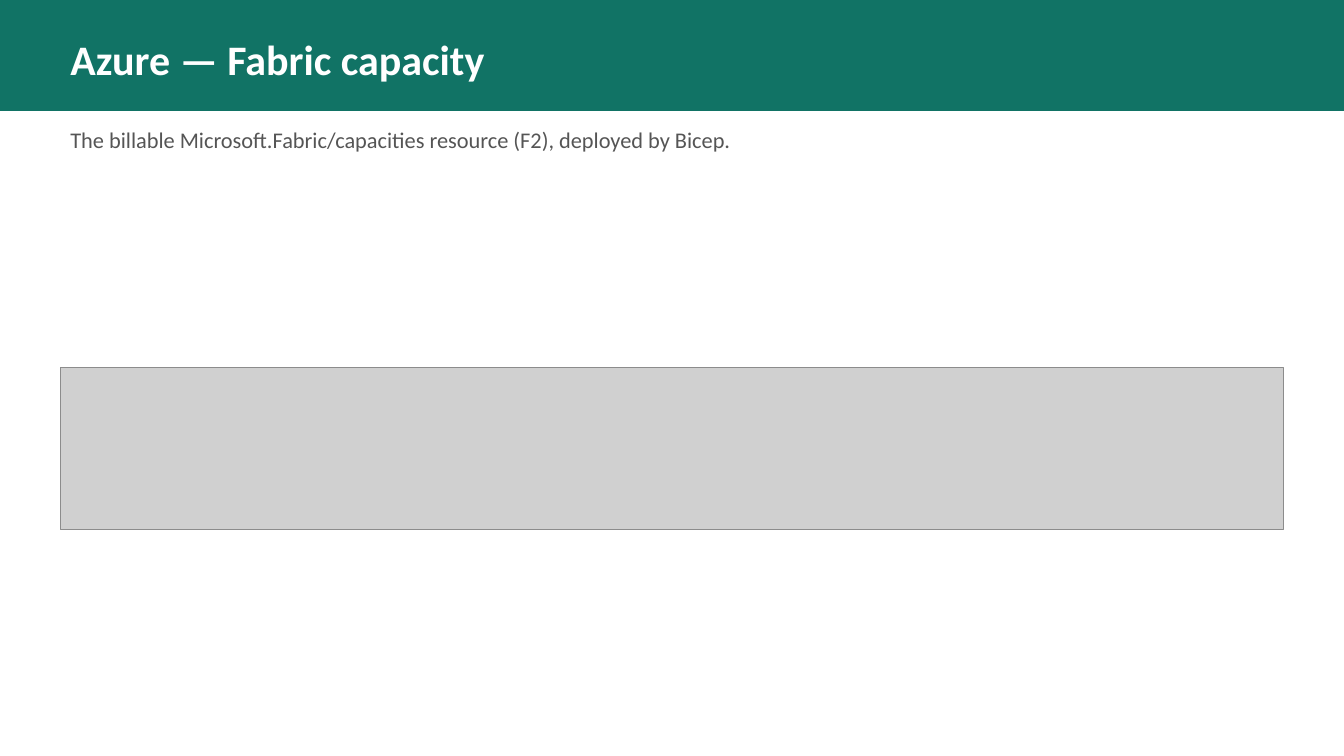
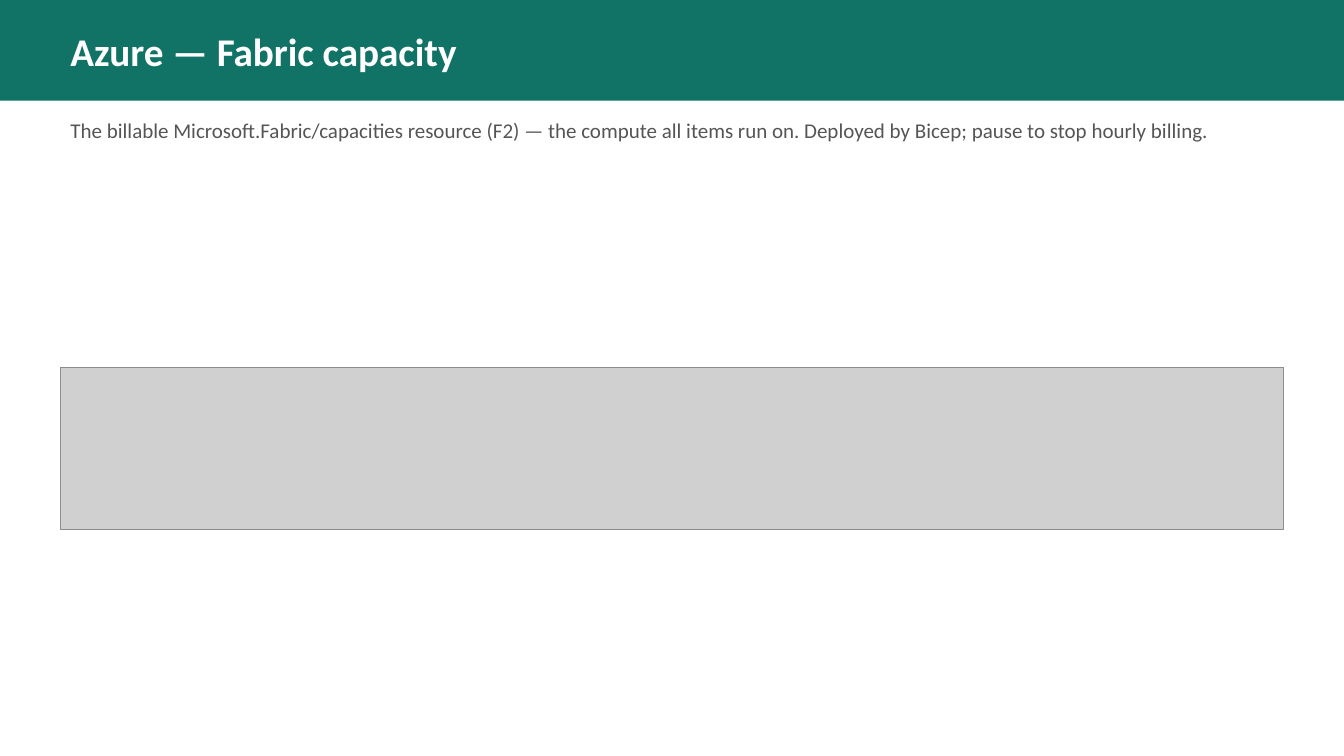
Before and after one commit to melabadi/fabric-as-code, a slide deck: slide 12 of docs/Fabric-as-Code.pptx (slide 9 before the commit). Drawn at 1344x756 pixels with LibreOffice and Linux fonts; fonts in the diff are those of the drawing; grey boxes stand for pictures. Boxes give left, top, right and bottom in pixels: in the first picture for what was removed or moved away, otherwise in the second. Text is boxed around its words. In the diff, an @@ line names an element or a change of style, - is before the commit and + after.

```diff
--- a/docs/Fabric-as-Code.pptx
+++ b/docs/Fabric-as-Code.pptx
@@ rectangle: place and size @@
-rectangle at (0, 0, 1344, 111)
+rectangle at (0, 0, 1344, 101)
@@ text "Azure — Fabric capacity" at (70, 38, 457, 72): size 30 to 28 pt @@
@@ text at (70, 123, 1207, 142): text changed; size 16 to 15 pt @@
-The billable Microsoft.Fabric/capacities resource (F2), deployed by Bicep.
+The billable Microsoft.Fabric/capacities resource (F2) — the compute all items run on. Deployed by Bicep; pause to stop hourly billing.
```
Also in this commit, not shown: 7 other slides changed, 5 slides added, 2 slides removed, 4 other files.
